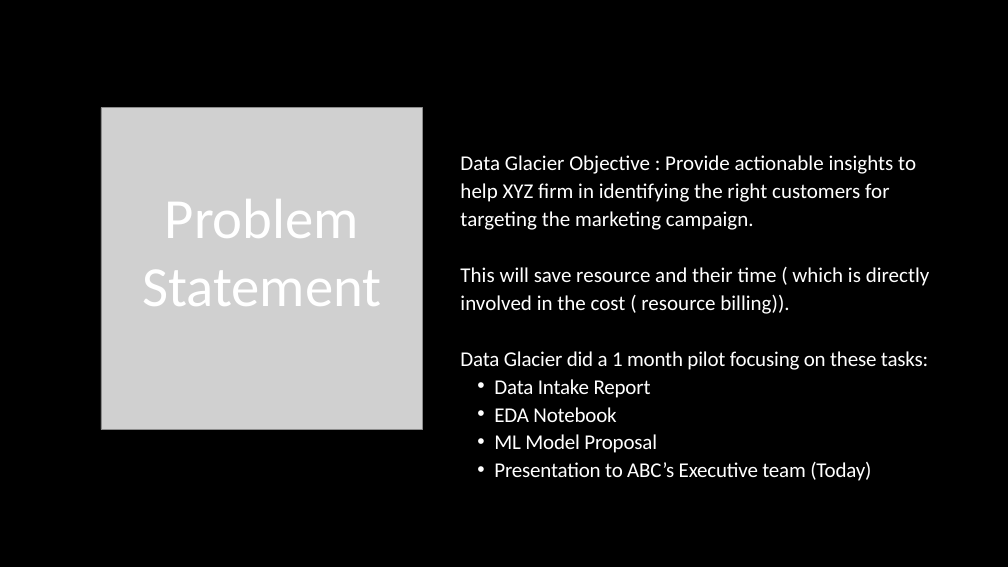
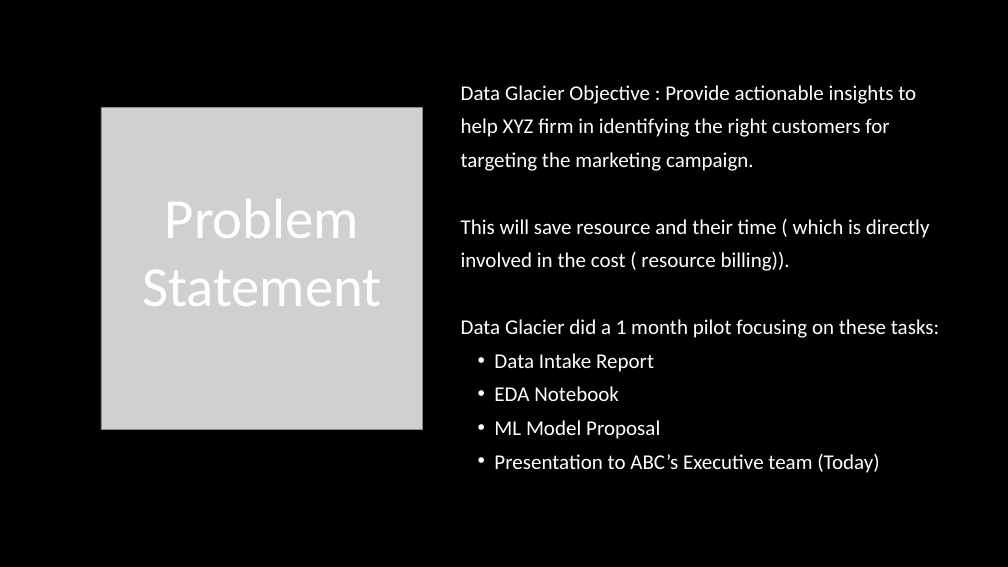
Before and after one commit to taimoorRazi/Bank-Marketing-Project, a slide deck: slide 4 of Week 11/Bank Marketing Campaign Presentation.pptx. Drawn at 1008x567 pixels with LibreOffice and Linux fonts; fonts in the diff are those of the drawing; grey boxes stand for pictures. Boxes give left, top, right and bottom in pixels: in the first picture for what was removed or moved away, otherwise in the second. Text is boxed around its words. In the diff, an @@ line names an element or a change of style, - is before the commit and + after.

```diff
--- a/Week 11/Bank Marketing Campaign Presentation.pptx
+++ b/Week 11/Bank Marketing Campaign Presentation.pptx
@@ text "Data Glacier Objective : Provide ...": place and size @@
-text "Data Glacier Objective : Provide ..." at box(460, 155, 930, 481)
+text "Data Glacier Objective : Provide ..." at box(461, 85, 939, 473)
@@ text "Data Glacier Objective : Provide ..." at box(461, 85, 939, 473): letter spacing -0.2 to 0 pt in "Data Glacier did a 1 month pilot ...", "Data Intake Report", "EDA Notebook", "ML Model Proposal" and 1 more places; line spacing 26.6pt to 1.33 @@
```
Also in this commit, not shown: 18 other slides changed, 11 slides added, 2 slides removed.
